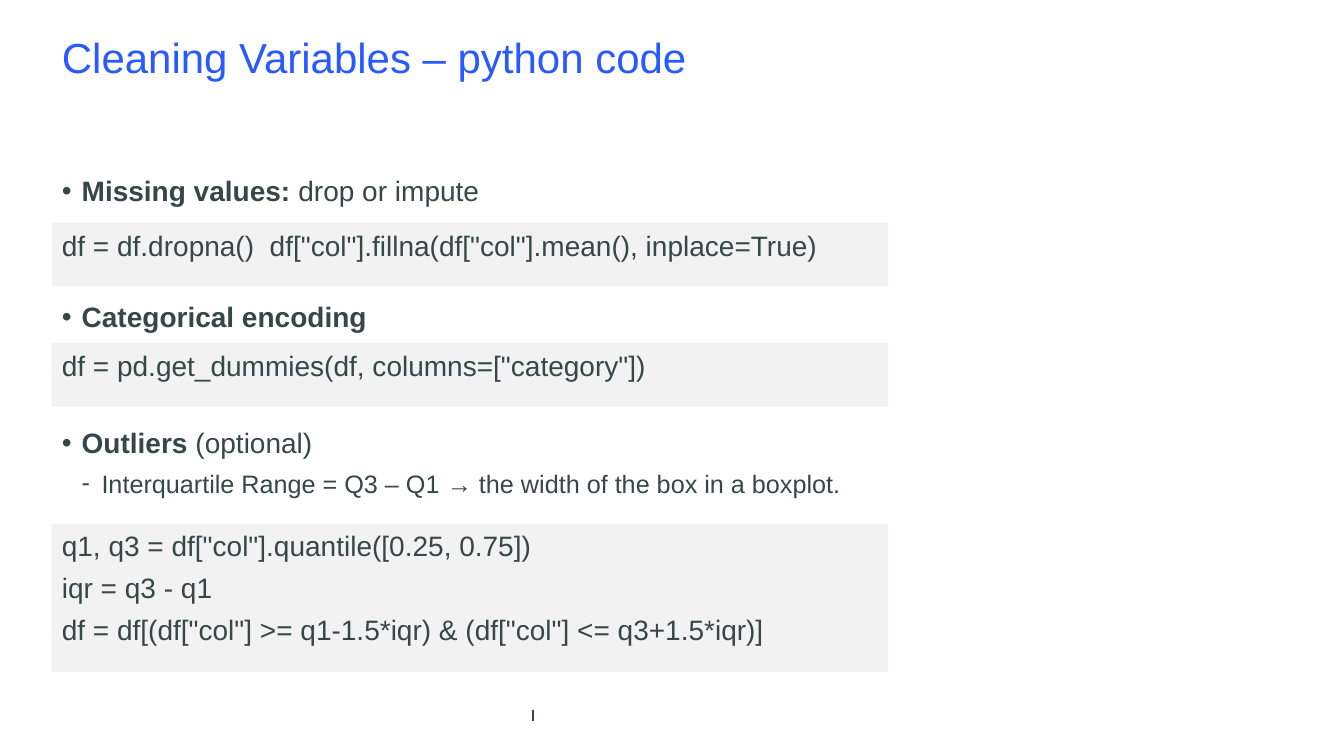
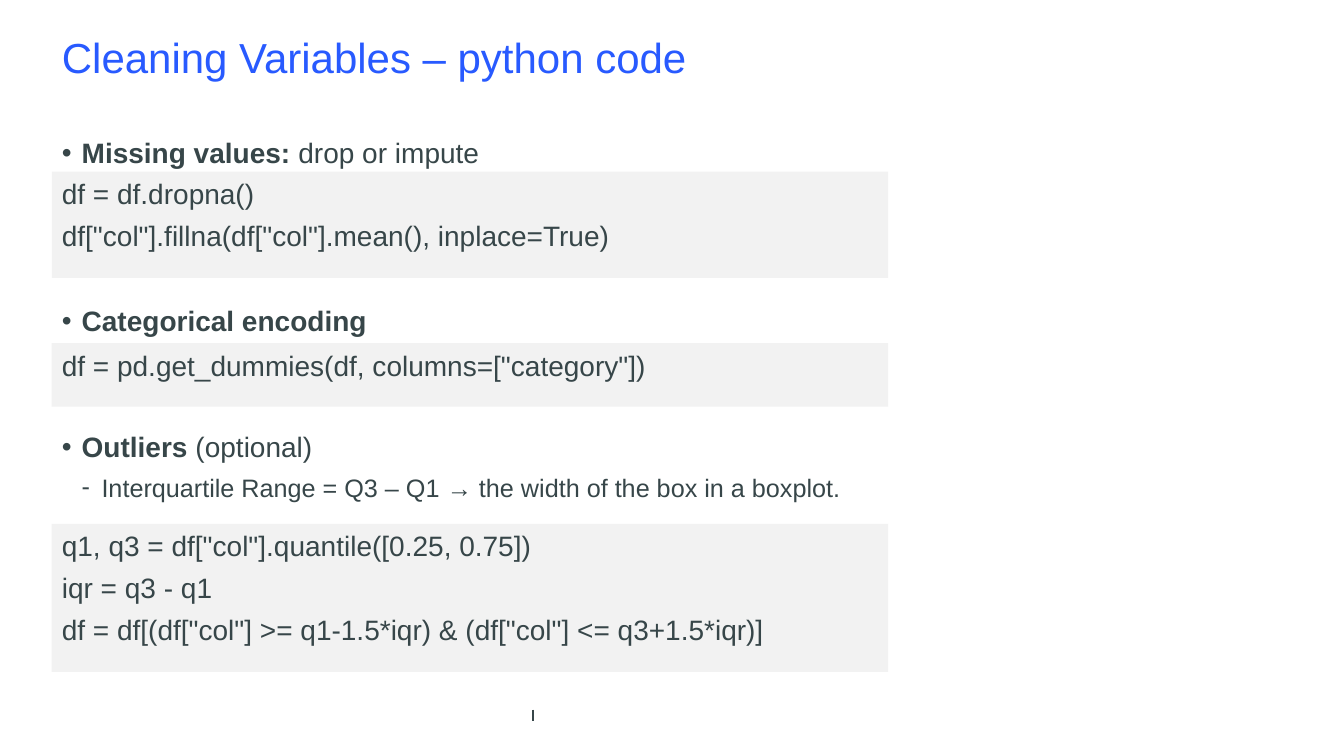
Before and after one commit to Demosthene-OR/Student-AI-and-Data-Management, a slide deck: slide 5 of Python Cheat Sheet.pptx. Drawn at 1344x756 pixels with LibreOffice and Linux fonts; fonts in the diff are those of the drawing; background and template pictures are left out. Boxes give left, top, right and bottom in pixels: in the first picture for what was removed or moved away, otherwise in the second. Text is boxed around its words. In the diff, an @@ line names an element or a change of style, - is before the commit and + after.

```diff
--- a/Python Cheat Sheet.pptx
+++ b/Python Cheat Sheet.pptx
@@ text "Missing values: drop or impute" rewrapped from (82, 180, 840, 498) to (82, 142, 840, 502) @@
@@ text "df = df.dropna()": place and size @@
-text "df = df.dropna()" at (51, 223, 888, 286)
+text "df = df.dropna()" at (51, 171, 888, 277)
@@ text at (62, 183, 609, 251): text changed @@
-df = df.dropna() df["col"].fillna(df["col"].mean(), inplace=True)
+df = df.dropna()
+df["col"].fillna(df["col"].mean(), inplace=True)
```
Also in this commit, not shown: 9 other slides changed.
